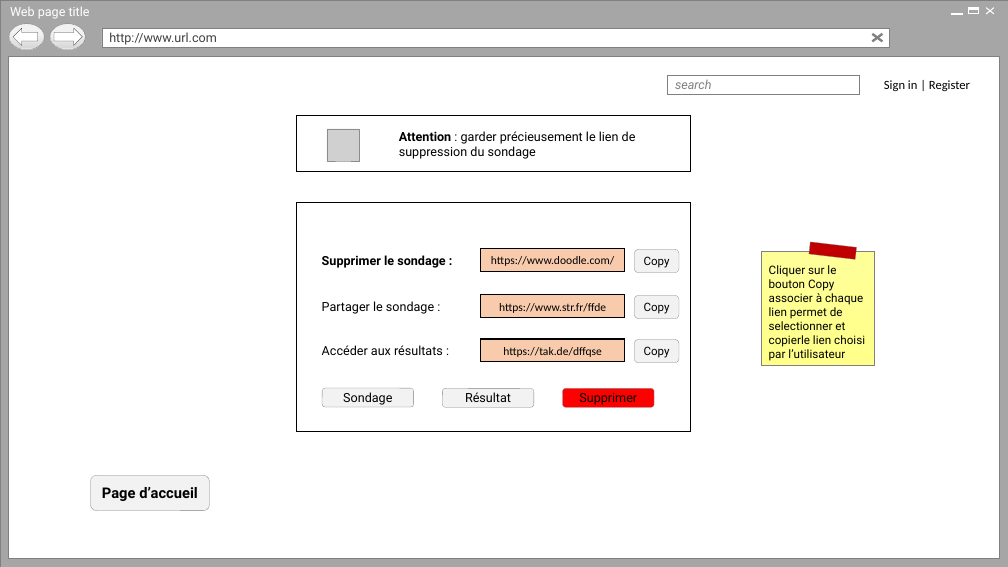
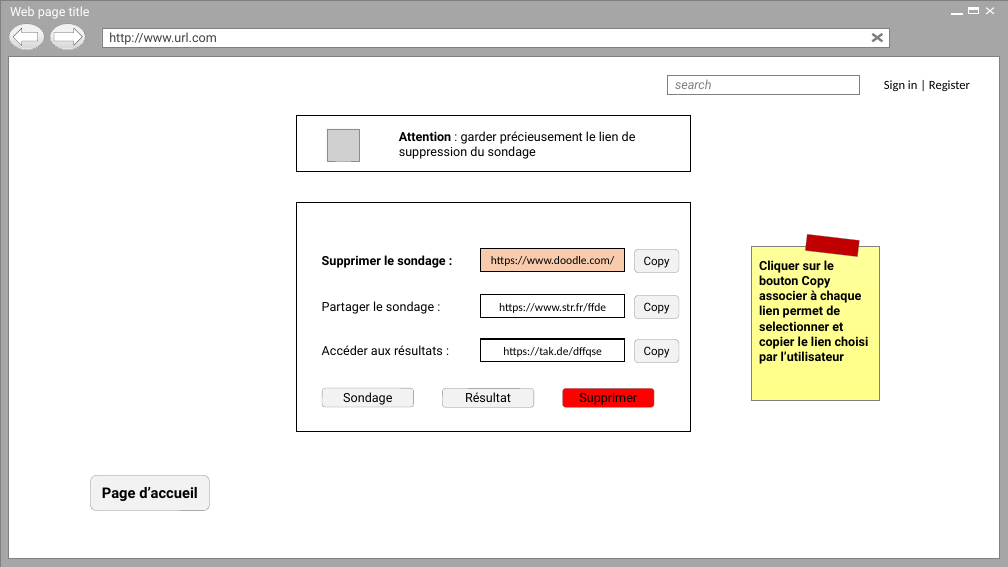
Before and after one commit to Holyz1988/PROJET1-ASP.NET, a slide deck: slide 10 of Page d’acceuil.pptx. Drawn at 1008x567 pixels with LibreOffice and Linux fonts; fonts in the diff are those of the drawing; grey boxes stand for pictures; background and template pictures are left out. Boxes give left, top, right and bottom in pixels: in the first picture for what was removed or moved away, otherwise in the second. Text is boxed around its words. In the diff, an @@ line names an element or a change of style, - is before the commit and + after.

```diff
--- a/Page d’acceuil.pptx
+++ b/Page d’acceuil.pptx
@@ rectangle resized from (x1=809, y1=242, x2=857, y2=260) to (x1=805, y1=234, x2=860, y2=257) @@
@@ rectangle "Cliquer sur le bouton Copy ..." resized from (x1=761, y1=252, x2=875, y2=365) to (x1=752, y1=247, x2=879, y2=400) @@
@@ text in rectangle at (x1=759, y1=260, x2=869, y2=364): text changed; size 11.1 to 12 pt; bold on @@
-Cliquer sur le bouton Copy associer à chaque lien permet de selectionner et copierle lien choisi par l’utilisateur
+Cliquer sur le bouton Copy associer à chaque lien permet de selectionner et copier le lien choisi par l’utilisateur
@@ rectangle "https://www.str.fr/ffde" at (x1=481, y1=295, x2=625, y2=318): fill #F8CBAD to #FFFFFF @@
@@ rectangle "https://tak.de/dffqse" at (x1=481, y1=339, x2=625, y2=361): fill #F8CBAD to #FFFFFF @@
```
Also in this commit, not shown: 6 other slides changed, 6 slides added.
